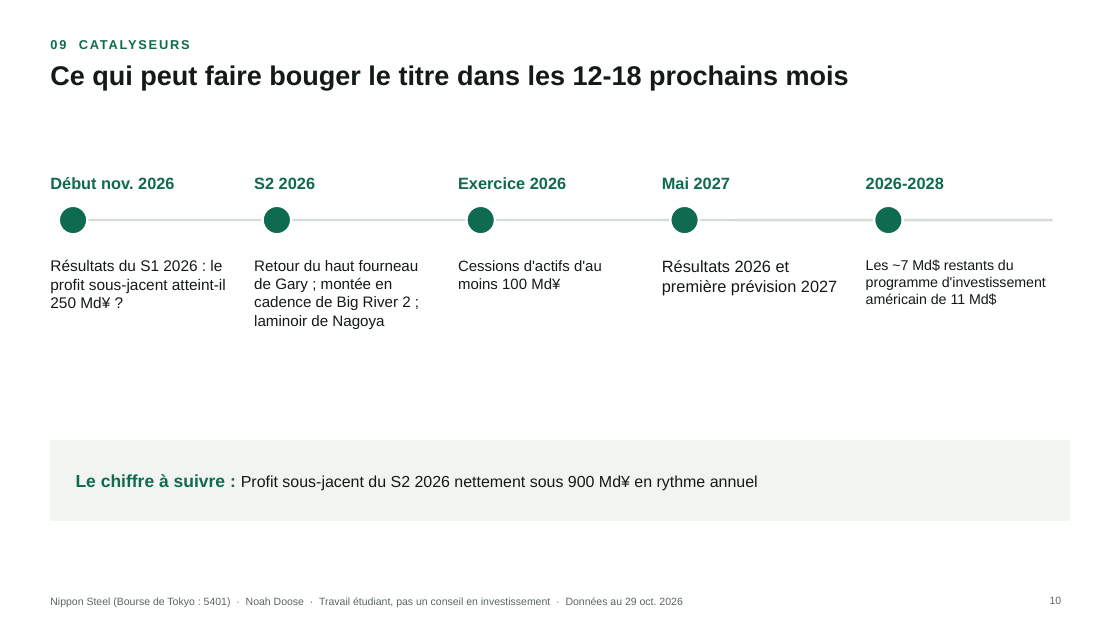
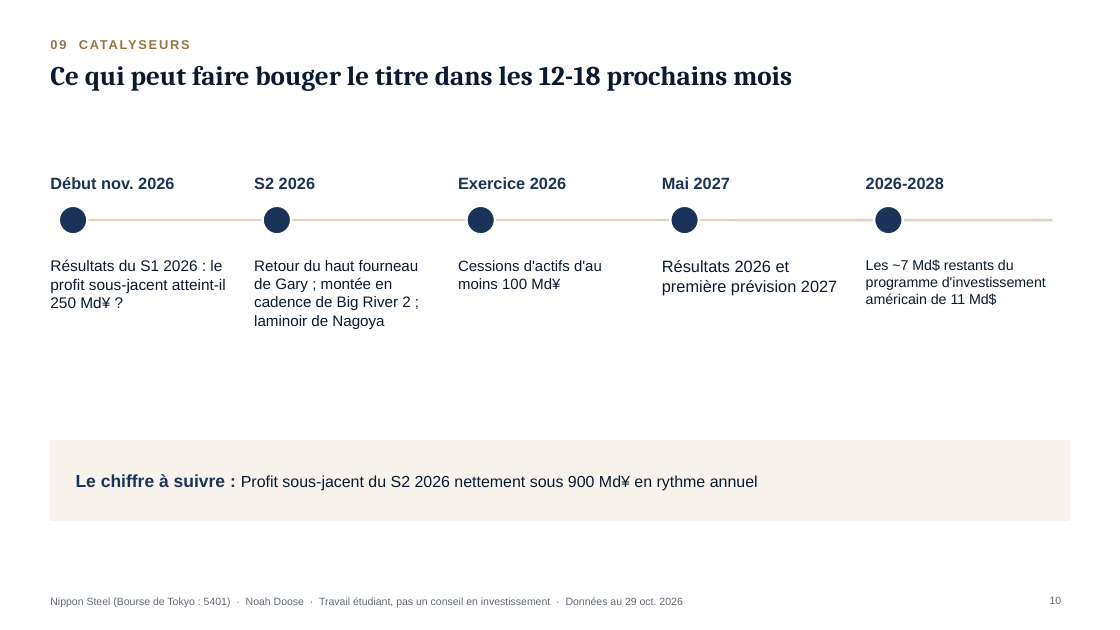
Before and after one commit to Fayzzy11/Portfolio-Project, a slide deck: slide 10 of docs/assets/pitches/5401_JP_Nippon_Steel_pitch_FR.pptx. Drawn at 1120x630 pixels with LibreOffice and Linux fonts; fonts in the diff are those of the drawing. Boxes give left, top, right and bottom in pixels: in the first picture for what was removed or moved away, otherwise in the second. Text is boxed around its words. In the diff, an @@ line names an element or a change of style, - is before the commit and + after.

```diff
--- a/docs/assets/pitches/5401_JP_Nippon_Steel_pitch_FR.pptx
+++ b/docs/assets/pitches/5401_JP_Nippon_Steel_pitch_FR.pptx
@@ text "09 CATALYSEURS" at [50,32,1070,57]: text colour #0E6B4F to #9A7440 @@
@@ title "Ce qui peut faire bouger ..." at [50,66,792,91]: font Arial to Cambria, text colour #141A17 to #0A1A30 @@
@@ text colour #0E6B4F to #1B3358 in 5 elements at [50,177,174,189], [254,177,315,189], [458,177,566,189], [662,177,730,189], [866,177,944,189] @@
@@ fill #0E6B4F to #1B3358 in 5 elements at [59,206,87,234], [263,206,292,234], [466,206,495,234], [670,206,699,234], [875,206,903,234] @@
@@ line (67, 220) - (1053, 220): stroke #D5DBD6 2 pt to #DDD3C2 2 pt @@
@@ text colour #141A17 to #0A1A30 in 5 elements at [50,259,226,308], [254,260,419,329], [458,260,602,289], [662,260,837,295], [866,259,1046,305] @@
@@ rectangle at [50,441,1070,521]: fill #F2F4F1 to #F7F3EC; outline #F2F4F1 1 pt to #F7F3EC 1 pt @@
@@ text "Le chiffre à suivre : ..." at [76,474,758,491]: text colour #0E6B4F to #1B3358 in "Le chiffre à suivre :"; text colour #141A17 to #0A1A30 in "Profit sous-jacent du S2 2026 nettement sous ..." @@
@@ text "Nippon Steel (Bourse de Tokyo ..." at [50,597,682,607]: text colour #5B6660 to #616A78 @@
@@ page number at [1050,596,1062,604]: text colour #5B6660 to #616A78 @@
```
Also in this commit, not shown: 11 other slides changed, 37 other files.
